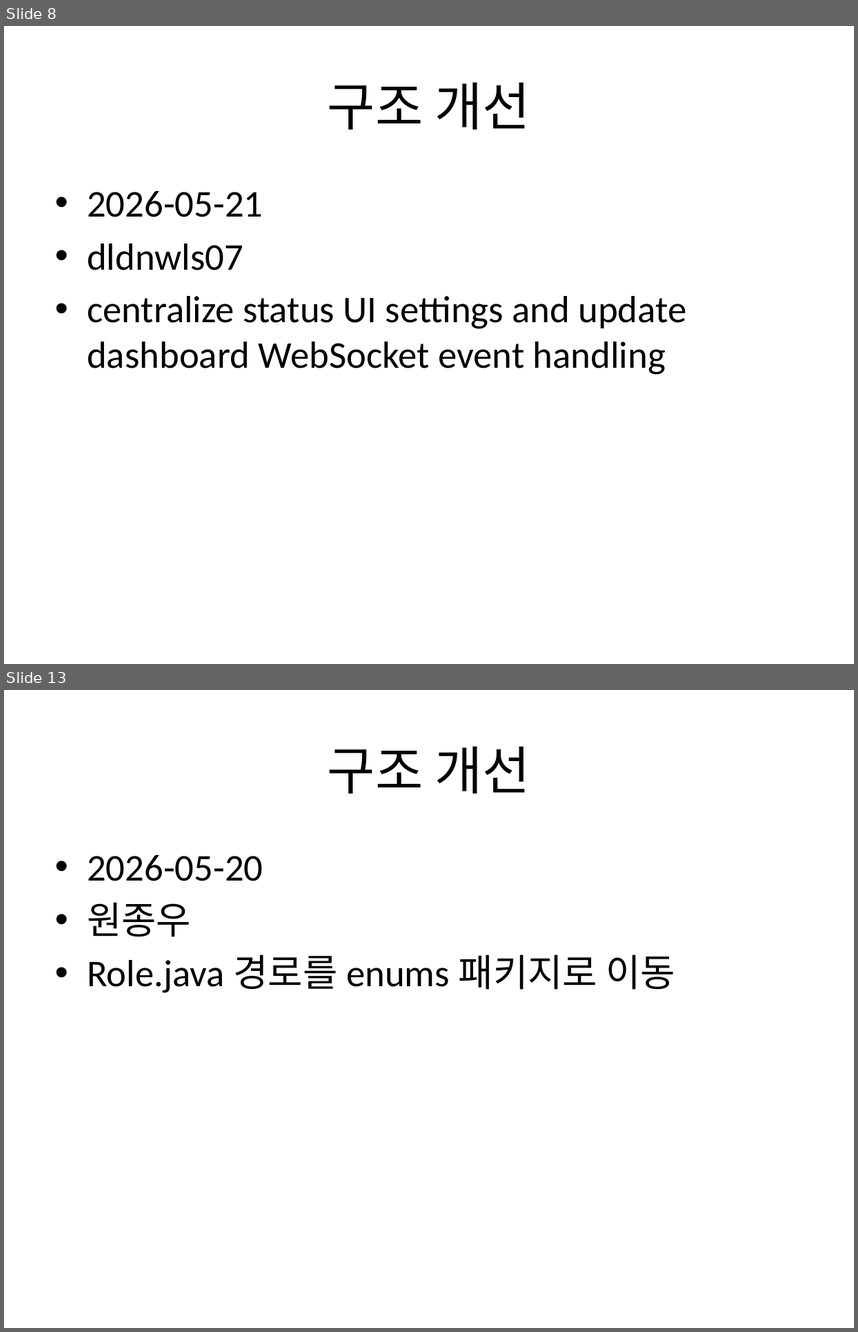
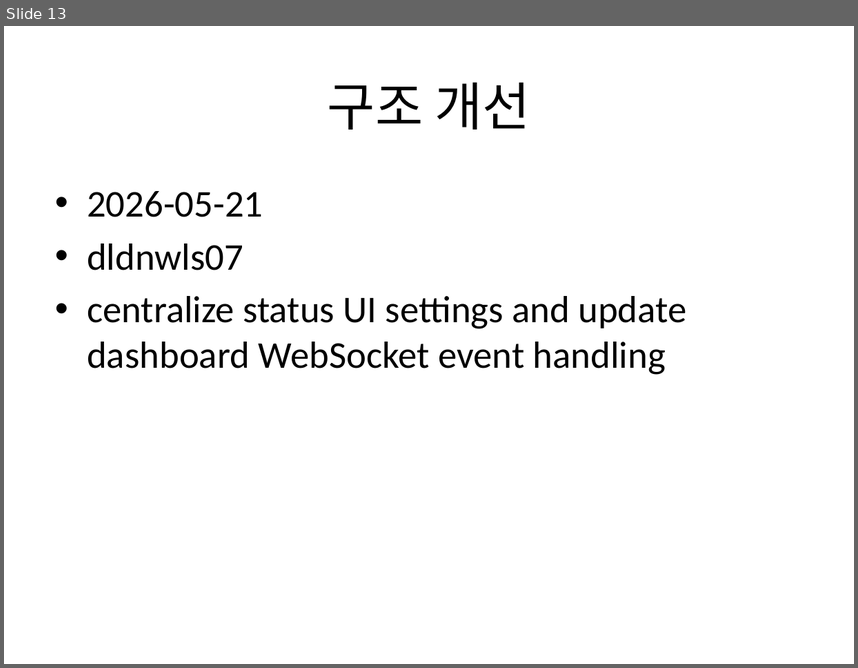
Before and after one commit to Jongwoo0101/worksight-commit-bot, a slide deck: data/commit_report.pptx. Shown one above the other, each under a label of ours: slides 8 and 13 before the commit, slide 13 after it; the slides between them are not shown. The pictures are 858x1332 and 858x668 pixels, drawn with LibreOffice and Linux fonts; fonts in the diff are those of the drawing. Boxes give left, top, right and bottom in pixels: in the first picture for what was removed or moved away, otherwise in the second. Text is boxed around its words. In the diff, an @@ line names an element or a change of style, - is before the commit and + after.

Commit message:
feat: target repo 신규 커밋 175건 반영 - Merge pull request #6 from Jongwoo0101/feature/frontend-refactor-and-bugfix
refactor: resolve frontend spec issues and fix shared state bug 작성자: 원종우 코드: 223e97a
- fix: recover commute state drift when backend worklog is reset 작성자: dldnwls07 코드: 2771b01
- feat: include participantId in meeting notifications and refactor team store selectors for improved reactivity 작성자: dldnwls07 코드: ffd89bd
- fix: 화상회의 방 재입장 시 호스트/참가자 상태 동기화 및 모달 미표시 버그 수정 작성자: 원종우 코드: 9cc00cd
- fix: SecurityConfig.java @Value 제거
localhost:5173 하드코딩 유지. 대신 새 API 경로들(/api/meetings/**, /api/notifications/**, /api/standup/**) 추가된 것만 반영 작성자: 원종우 코드: 2733dd7

```diff
--- a/data/commit_report.pptx
+++ b/data/commit_report.pptx
@@ slide 13 removed at (4,690,854,1328), background #FFFFFF @@
@@ title removed at (328,746,530,793) @@
-구조 개선
@@ text removed at (87,855,675,993) @@
-• 2026-05-20
-• 원종우
-• Role.java 경로를 enums 패키지로 이동
@@ what was slide 8 is now slide 13 @@
```
Also in this commit, not shown: 4 slides changed, 3 slides added, 2 other slides removed, 7 other files.
